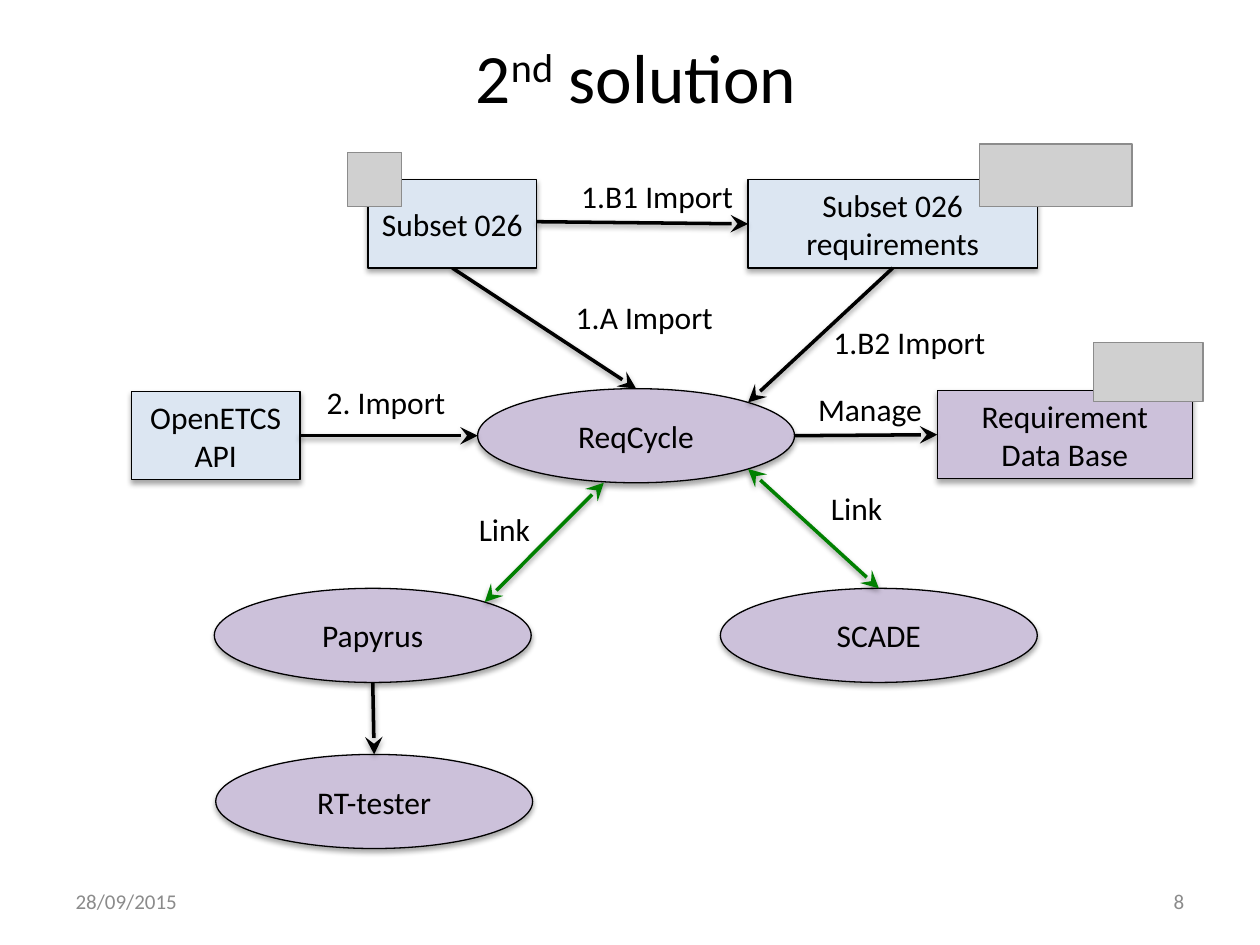
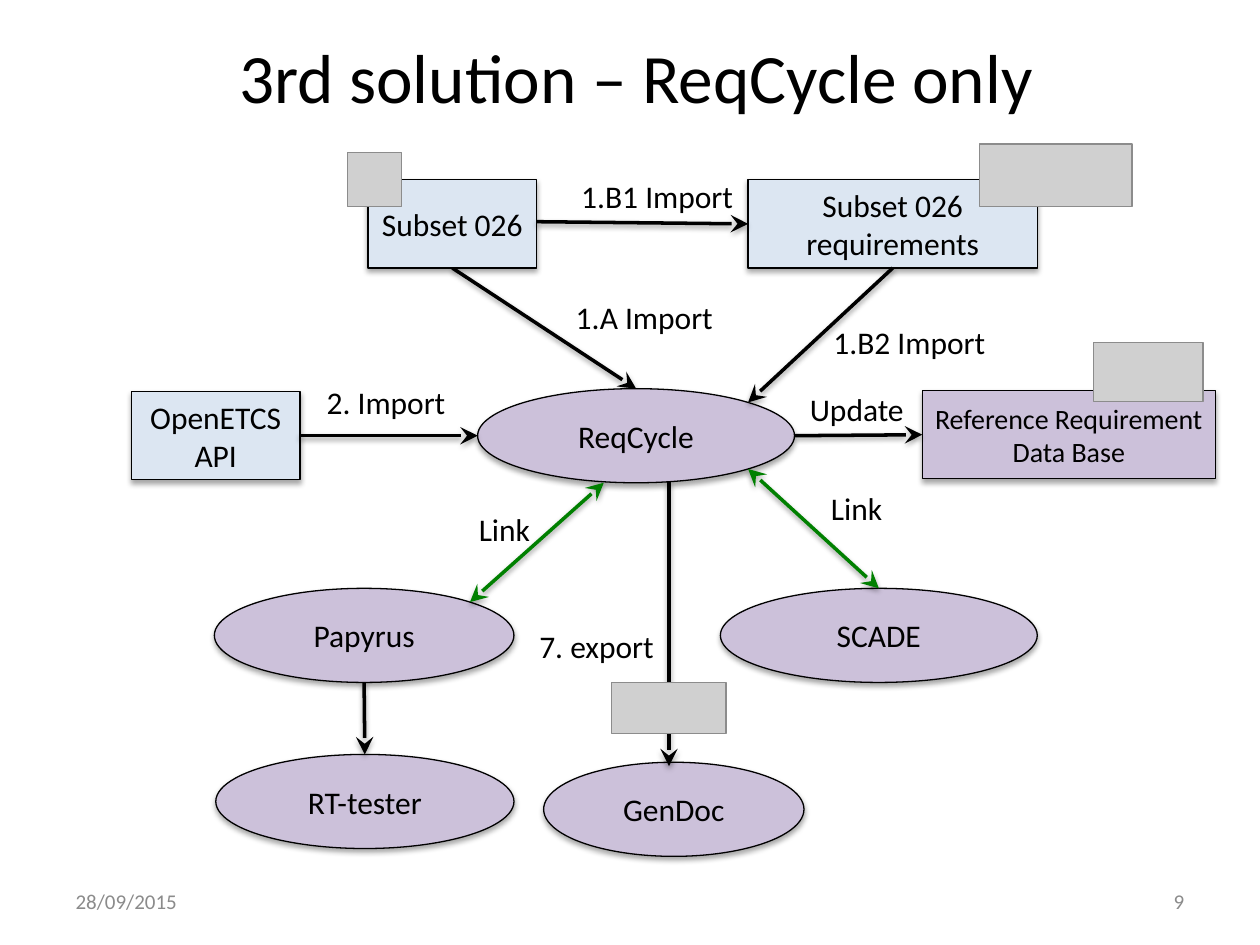
Before and after one commit to openETCS/toolchain, a slide deck: slide 9 of T7.3/TraceabilityArchitecture/images/2015-10-25 openETCS traceability_Figures.pptx (slide 8 before the commit). Drawn at 1260x945 pixels with LibreOffice and Linux fonts; fonts in the diff are those of the drawing; grey boxes stand for pictures. Boxes give left, top, right and bottom in pixels: in the first picture for what was removed or moved away, otherwise in the second. Text is boxed around its words. In the diff, an @@ line names an element or a change of style, - is before the commit and + after.

Commit message:
Described traceability solutions #2 and #3
Almost ready for review

```diff
--- a/T7.3/TraceabilityArchitecture/images/2015-10-25 openETCS traceability_Figures.pptx
+++ b/T7.3/TraceabilityArchitecture/images/2015-10-25 openETCS traceability_Figures.pptx
@@ title at [239,55,1032,115]: text changed @@
-2nd solution
+3rd solution – ReqCycle only
@@ text at [810,399,904,426]: text changed @@
-Manage
+Update
@@ rectangle "Reference Requirement Data Base": place and size @@
-rectangle "Reference Requirement Data Base" at [937,391,1192,479]
+rectangle "Reference Requirement Data Base" at [922,391,1216,479]
@@ text in rectangle at [935,410,1202,462]: text changed; size 18 to 16 pt @@
-Requirement Data Base
+Reference Requirement Data Base
@@ arrow moved from (795, 436) - (937, 435) to (795, 436) - (922, 435) @@
@@ double arrow moved from (604, 483) - (485, 602) to (604, 483) - (470, 602) @@
@@ arrow added from (669, 483) to (669, 766), #000000 2 pt @@
@@ ellipse "Papyrus": place and size @@
-ellipse "Papyrus" at [214,588,530,683]
+ellipse "Papyrus" at [214,588,514,683]
@@ text added at [539,637,653,663], 18 pt, text #000000 @@
+7. export
@@ arrow moved from (373, 683) - (374, 755) to (364, 683) - (365, 755) @@
@@ picture added at [611,683,726,733] @@
@@ ellipse "RT-tester": place and size @@
-ellipse "RT-tester" at [215,755,532,849]
+ellipse "RT-tester" at [215,755,514,849]
@@ ellipse added at [544,762,805,857], fill #CCC1DA, outline #000000 0.75 pt, 18 pt, text #000000 @@
+GenDoc
@@ page number at [1174,895,1185,909]: text changed @@
-8
+9
```
Also in this commit, not shown: 1 slide added, 10 other files.
